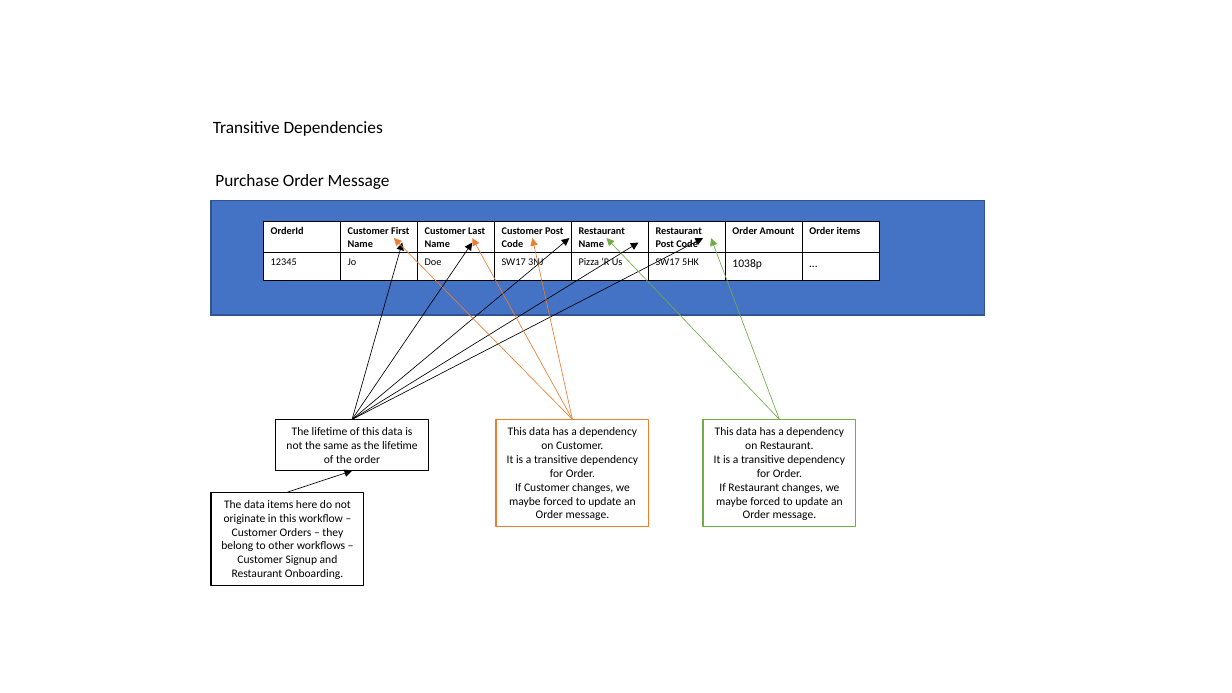
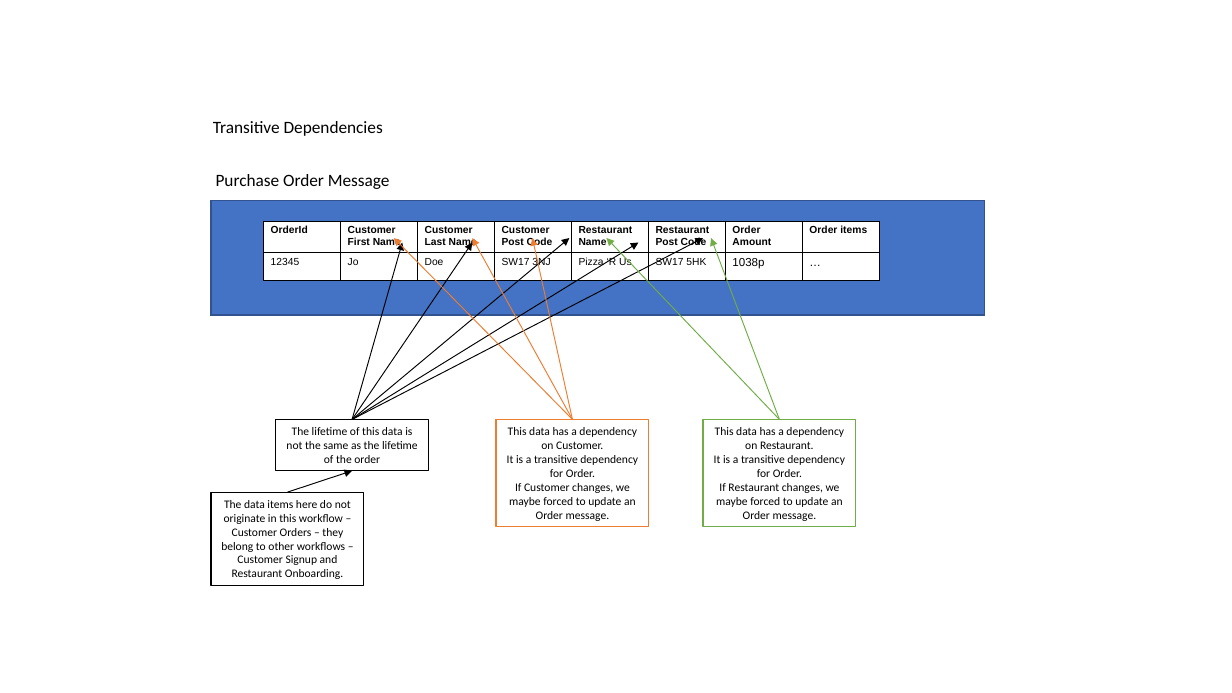
Before and after one commit to iancooper/Presentations, a slide deck: slide 28 of Polyglot Flow Build Stuff.pptx. Drawn at 1232x693 pixels with LibreOffice and Linux fonts; fonts in the diff are those of the drawing. Boxes give left, top, right and bottom in pixels: in the first picture for what was removed or moved away, otherwise in the second. Text is boxed around its words. In the diff, an @@ line names an element or a change of style, - is before the commit and + after.

```diff
--- a/Polyglot Flow Build Stuff.pptx
+++ b/Polyglot Flow Build Stuff.pptx
@@ rectangle at (211, 201, 984, 315): outline #325491 1 pt to #31538F 1 pt @@
@@ table at (263, 221, 877, 281) @@
@@ font Calibri to Arial @@
@@ arrow (352, 420) - (569, 238): stroke #000000 0.5 pt to #000000 0.75 pt @@
@@ arrow (352, 420) - (703, 238): stroke #000000 0.5 pt to #000000 0.75 pt @@
@@ arrow (573, 420) - (394, 238): stroke #ED7D31 0.5 pt to #ED7D31 0.75 pt @@
@@ arrow (573, 420) - (472, 238): stroke #ED7D31 0.5 pt to #ED7D31 0.75 pt @@
@@ arrow (573, 420) - (532, 238): stroke #ED7D31 0.5 pt to #ED7D31 0.75 pt @@
@@ arrow (780, 420) - (606, 238): stroke #70AD47 0.5 pt to #70AD47 0.75 pt @@
@@ arrow (780, 420) - (712, 238): stroke #70AD47 0.5 pt to #70AD47 0.75 pt @@
@@ arrow (352, 420) - (639, 242): stroke #000000 0.5 pt to #000000 0.75 pt @@
@@ arrow (352, 420) - (472, 242): stroke #000000 0.5 pt to #000000 0.75 pt @@
@@ arrow (352, 420) - (402, 242): stroke #000000 0.5 pt to #000000 0.75 pt @@
@@ arrow (287, 493) - (352, 471): stroke #000000 0.5 pt to #000000 0.75 pt @@
```
Also in this commit, not shown: 28 other slides changed, 1 slide added, 3 slides removed.
